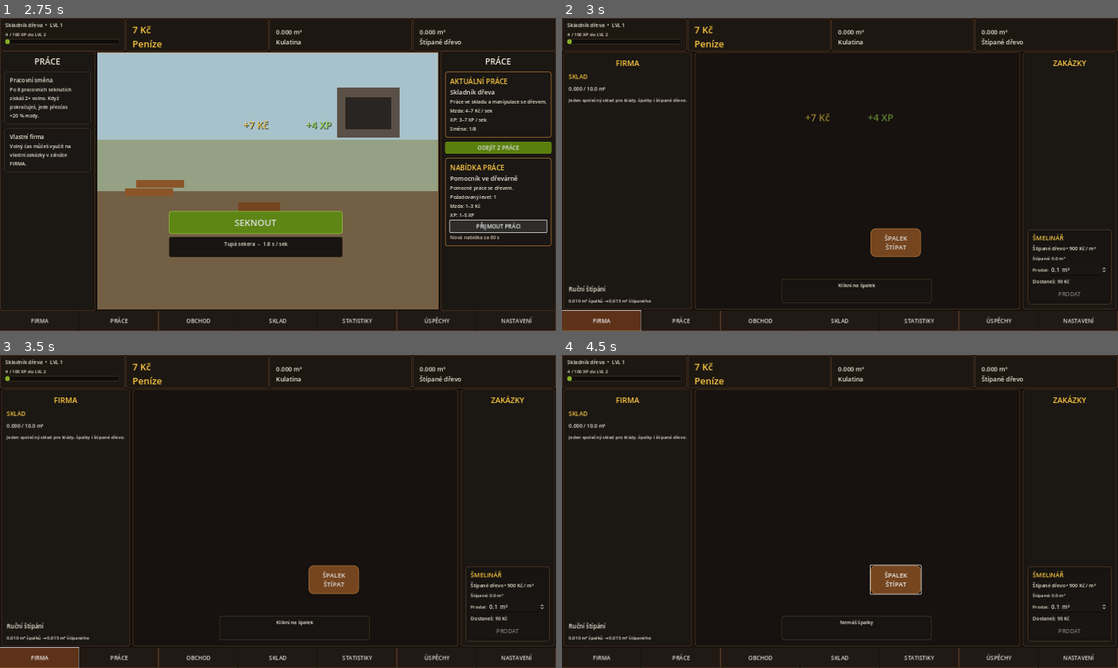
Above: before the commit, frames 1-4 (two rows, left to right).
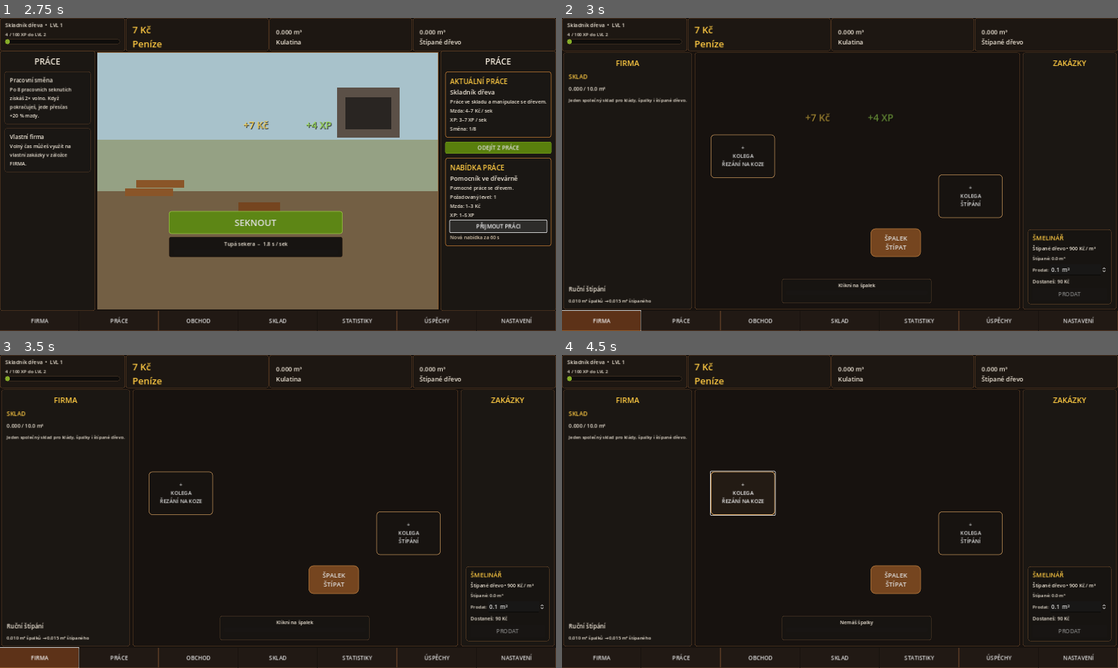
Above: after the commit, the same moments.

Repository: welewan-code/Lumberjack-John
Game: Godot game, scene res://Main.tscn
The game is run twice, just before and just after one commit, with the same random seed, the same clock (stepped at 60 frames per second) and the same inputs.
Inputs (mouse positions are in pixels of both pictures, inside the frame that each line leads up to):
- Up to frame 1 (2.75 s): click "SEKNOUT" at 0.5 s; click "ODEJÍT Z PRÁCE" at 1.25 s; click "PŘIJMOUT PRÁCI" at 2 s
- Up to frame 2 (3 s): click "FIRMA" at 2.75 s
- Up to frame 3 (3.5 s): no input
- Up to frame 4 (4.5 s): click "ŠPALEK ŠTÍPAT" at 3.5 s; click (745, 492) at 4.25 s, where only the run after the commit has a clickable "+ KOLEGA ŘEZÁNÍ NA KOZE"

Frame 1 is identical in both runs. In frame 2, 0.5% of the frame differs, in the area x 26-80%, y 37-64%; in frame 3, 0.5%; in frame 4, 0.7%, in the area x 26-80%, y 36-77%.

Commit message:
Add colleague work slots to company yard

Diff:
--- a/company_ui.gd
+++ b/company_ui.gd
@@ -70,6 +70,18 @@
 	bg.mouse_filter = Control.MOUSE_FILTER_IGNORE
 	bg.texture = _load_company_background()
 	scene.add_child(bg)
+
+	# Budoucí kolega vlevo: řezání na koze.
+	var saw_slot: Button = _colleague_slot(main, "+\nKOLEGA\nŘEZÁNÍ NA KOZE")
+	saw_slot.position = Vector2(45, 235)
+	saw_slot.size = Vector2(185, 125)
+	scene.add_child(saw_slot)
+
+	# Budoucí kolega vpravo: druhý štípač.
+	var splitter_slot: Button = _colleague_slot(main, "+\nKOLEGA\nŠTÍPÁNÍ")
+	splitter_slot.position = Vector2(700, 350)
+	splitter_slot.size = Vector2(185, 125)
+	scene.add_child(splitter_slot)
 
 	var player: TextureRect = TextureRect.new()
 	player.position = Vector2(330, 385)
@@ -119,6 +131,16 @@
 	row.add_child(_build_jobs(main))
 	_refresh_storage_label(main)
 	_refresh_smelinar(main)
+
+func _colleague_slot(main: Node, text_value: String) -> Button:
+	var button: Button = Button.new()
+	button.text = text_value
+	button.add_theme_font_size_override("font_size", 15)
+	button.add_theme_stylebox_override("normal", _style(main, "#171411cc", "#9b7447", 10, 2))
+	button.add_theme_stylebox_override("hover", _style(main, "#241c15e8", "#d09b57", 10, 2))
+	button.tooltip_text = "Slot pro budoucího zaměstnance"
+	button.z_index = 4
+	return button
 
 func _build_left(main: Node) -> PanelContainer:
 	var panel: PanelContainer = _side_panel(main, 250)
